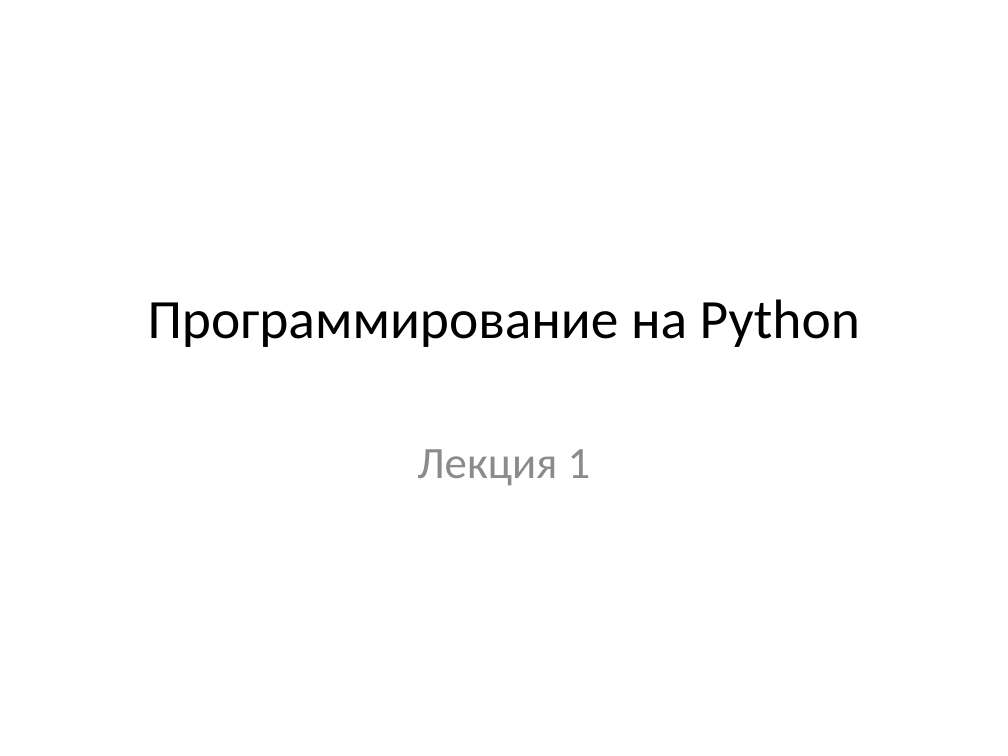
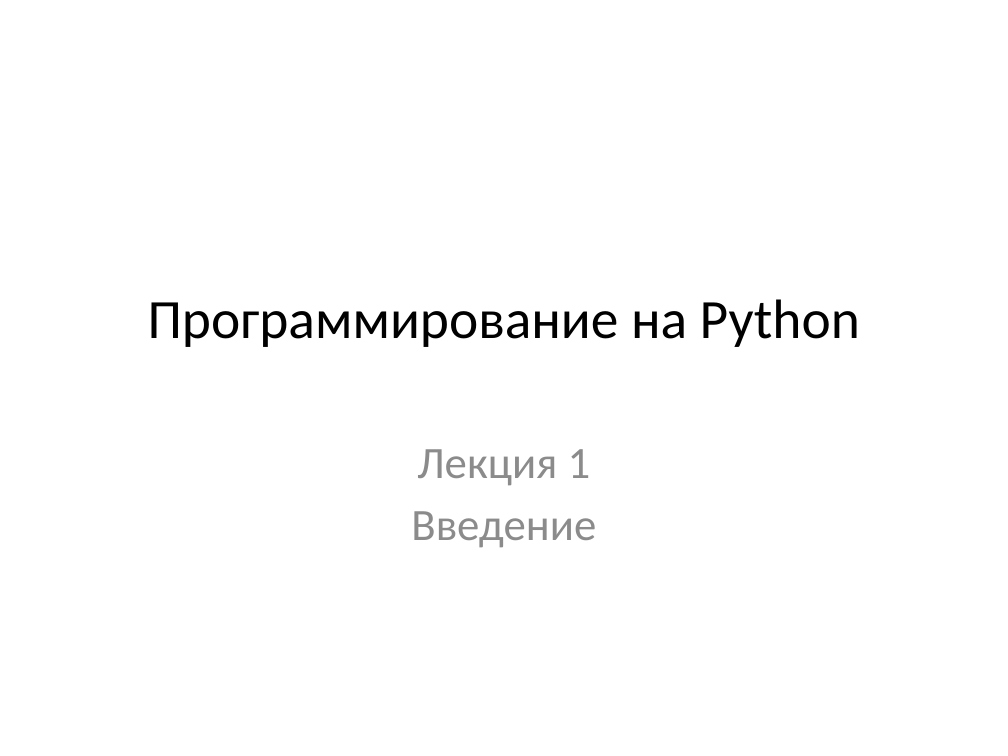
Before and after one commit to maxchv/LearnPython, a slide deck: slide 1 of week01/01.PythonIntroduction.pptx. Drawn at 1008x756 pixels with LibreOffice and Linux fonts; fonts in the diff are those of the drawing. Boxes give left, top, right and bottom in pixels: in the first picture for what was removed or moved away, otherwise in the second. Text is boxed around its words. In the diff, an @@ line names an element or a change of style, - is before the commit and + after.

```diff
--- a/week01/01.PythonIntroduction.pptx
+++ b/week01/01.PythonIntroduction.pptx
@@ subtitle at box(411, 511, 596, 548): paragraph added @@
+Введение
```
Also in this commit, not shown: 1 slide added, 20 slides removed, 2 other files.
